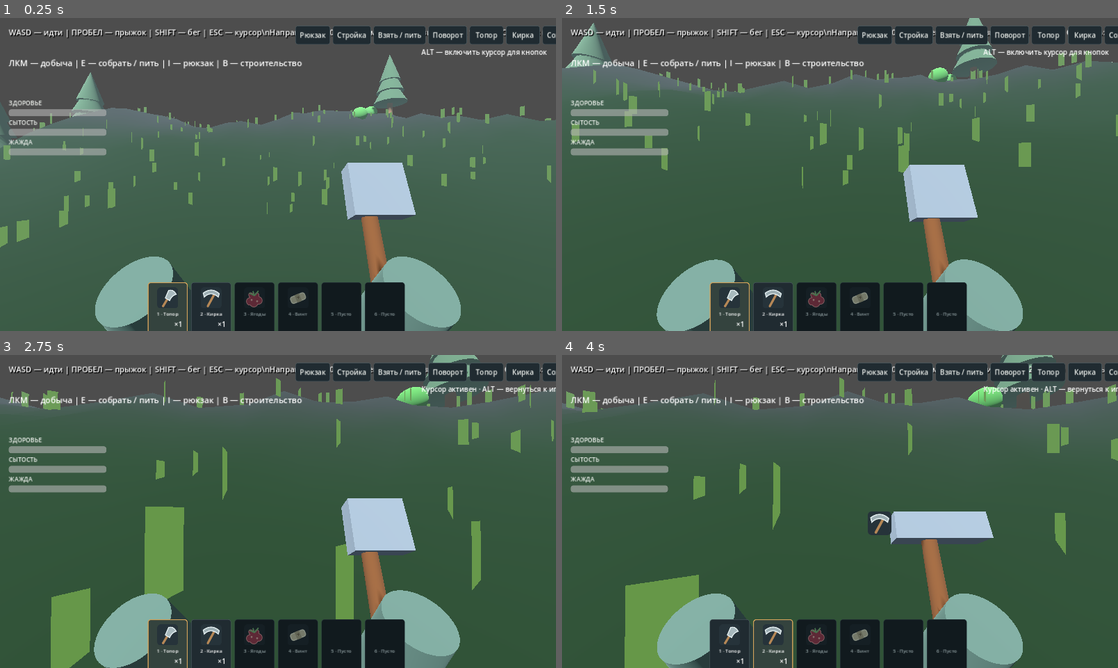
Above: before the commit, frames 1-4 (two rows, left to right).
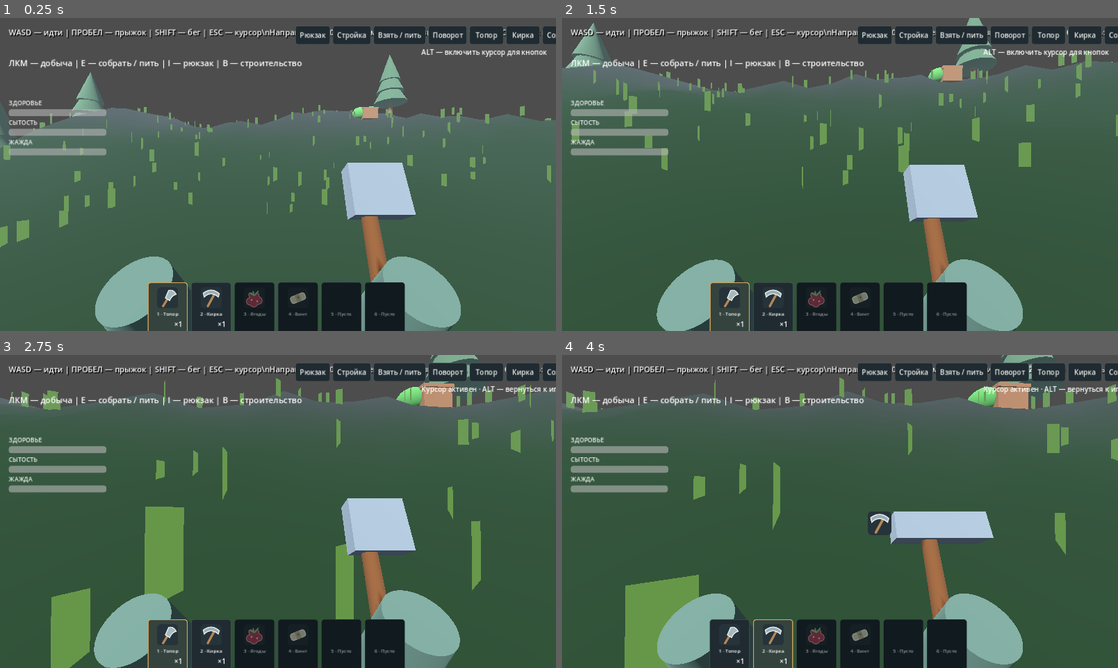
Above: after the commit, the same moments.

Repository: noval000/survival
Game: Godot game, scene res://scenes/Main.tscn
The game is run twice, just before and just after one commit, with the same random seed, the same clock (stepped at 60 frames per second) and the same inputs.
Inputs (mouse positions are in pixels of both pictures, inside the frame that each line leads up to):
- Up to frame 1 (0.25 s): no input
- Up to frame 2 (1.5 s): tap Enter at 0.5 s; move the mouse to (867, 174) at 0.52 s; hold Shift (sprint) 0.53-1.28 s; hold W (move_forward) from 0.53 s (still down); click (867, 174) at 0.67 s; tap Space (jump) at 0.77 s; move the mouse to (812, 174) at 1.27 s; tap E at 1.35 s
- Up to frame 3 (2.75 s): keep holding W (move_forward); tap Space (jump) at 1.52 s; move the mouse to (289, 505) at 2.02 s; tap Alt at 2.1 s
- Up to frame 4 (4 s): release W (move_forward) at 2.75 s; drag from (728, 646) to (673, 464) at 2.77 s; drag from (773, 646) to (867, 511) at 3.52 s

The runs differ from the first frame. In frame 1, 0.1% of the frame differs, in the area x 65-69%, y 28-33%; in frame 2, 0.2%; in frame 3, 0.4%; in frame 4, 0.5%, in the area x 77-85%, y 8-18%.

Commit message:
Spawn three persistent loot crates near island start and restore their contents

Diff:
--- a/godot/scripts/Player.gd
+++ b/godot/scripts/Player.gd
@@ -9,6 +9,7 @@
 const MOBILE_CONTROLS_SCRIPT = preload("res://scripts/MobileControls.gd")
 const CHEST_SCRIPT = preload("res://scripts/StorageChest.gd")
 const CHEST_UI_SCRIPT = preload("res://scripts/ChestUI.gd")
+const LOOT_CRATE_SCRIPT = preload("res://scripts/LootCrate.gd")
 
 @export var walk_speed := 5.0
 @export var sprint_speed := 8.0
@@ -39,6 +40,7 @@
 var mobile_controls
 var chest_ui
 var chests: Array = []
+var loot_crates: Array = []
 const CHEST_COST := 50
 var mobile_jump := false
 var mobile_sprint := false
@@ -116,6 +118,7 @@
     chest_ui.transfer_requested.connect(transfer_chest_items)
     chest_ui.closed.connect(_on_chest_closed)
     load_progress.call_deferred()
+    initialize_loot.call_deferred()
 
 func _unhandled_input(event: InputEvent) -> void:
     if event is InputEventKey and event.pressed and not event.echo:
@@ -520,6 +523,7 @@
     sync_inventory()
     inventory_ui.restore_bag_layout(data.get("bag_layout", []))
     restore_chests(data.get("chests", []))
+    restore_loot(data.get("loot_crates", []))
 
 func try_interact() -> void:
     var query := PhysicsRayQueryParameters3D.create(camera.global_position, camera.global_position - camera.global_transform.basis.z * 4.0)
@@ -652,6 +656,53 @@
         else:
             chest.queue_free()
 
+func initialize_loot() -> void:
+    if not loot_crates.is_empty():
+        return
+    var world: Node = get_parent().get_node_or_null("IslandWorld")
+    if world == null:
+        return
+    for coords in [Vector2(13.0, 9.0), Vector2(-16.0, 12.0), Vector2(8.0, -18.0)]:
+        var height: float = float(world.call("height_at", coords.x, coords.y))
+        var crate = LOOT_CRATE_SCRIPT.new()
+        crate.chest_id = "loot_%d_%d" % [int(coords.x), int(coords.y)]
+        crate.loot_seed = absi(int(coords.x * 193.0 + coords.y * 791.0)) + 1
+        get_parent().add_child(crate)
+        crate.global_position = Vector3(coords.x, height + 0.5, coords.y)
+        loot_crates.append(crate)
+
+func get_loot_data() -> Array:
+    var records: Array = []
+    for crate in loot_crates:
+        if is_instance_valid(crate):
+            records.append(crate.serialize())
+    return records
+
+func restore_loot(saved: Array) -> void:
+    if saved.is_empty():
+        return
+    for crate in loot_crates:
+        if is_instance_valid(crate):
+            crate.get_parent().remove_child(crate)
+            crate.queue_free()
+    loot_crates.clear()
+    for record in saved:
+        if typeof(record) != TYPE_DICTIONARY:
+            continue
+        var coords: Array = record.get("position", [])
+        if coords.size() != 3:
+            continue
+        var crate = LOOT_CRATE_SCRIPT.new()
+        crate.chest_id = str(record.get("id", ""))
+        crate.loot_seed = int(record.get("loot_seed", 1))
+        crate.spawn_initialized = true
+        get_parent().add_child(crate)
+        crate.global_position = Vector3(float(coords[0]), float(coords[1]), float(coords[2]))
+        if crate.restore(record):
+            loot_crates.append(crate)
+        else:
+            crate.queue_free()
+
 func use_consumable(kind: String) -> void:
     if dead or int(resources.get(kind, 0)) <= 0:
         return
